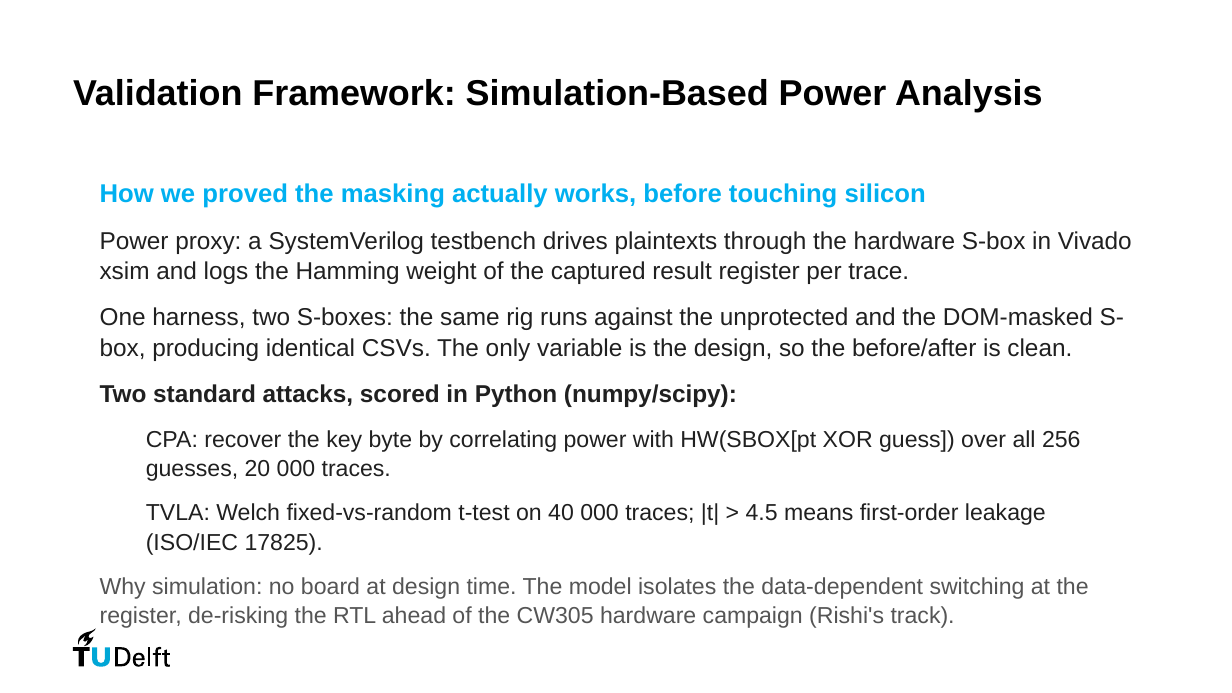
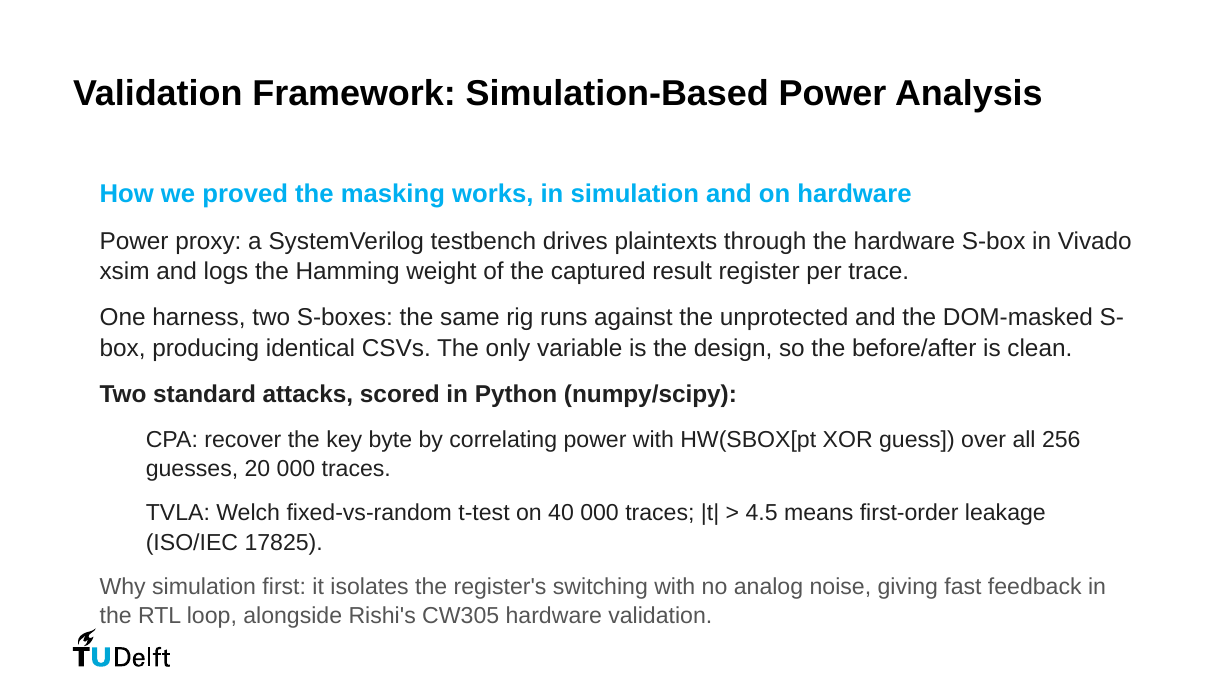
Before and after one commit to danieltyukov/tud-processor-design-project, a slide deck: slide 17 of PDP_group24.pptx. Drawn at 1232x693 pixels with LibreOffice and Linux fonts; fonts in the diff are those of the drawing. Boxes give left, top, right and bottom in pixels: in the first picture for what was removed or moved away, otherwise in the second. Text is boxed around its words. In the diff, an @@ line names an element or a change of style, - is before the commit and + after.

Commit message:
Slides: add Python validation framework slides (17-18), polish side-channel + baseline RTL slides

```diff
--- a/PDP_group24.pptx
+++ b/PDP_group24.pptx
@@ text at [100,183,911,208]: text changed @@
-How we proved the masking actually works, before touching silicon
+How we proved the masking works, in simulation and on hardware
@@ text at [100,577,1106,628]: text changed @@
-Why simulation: no board at design time. The model isolates the data-dependent switching at the register, de-risking the RTL ahead of the CW305 hardware campaign (Rishi's track).
+Why simulation first: it isolates the register's switching with no analog noise, giving fast feedback in the RTL loop, alongside Rishi's CW305 hardware validation.
```
Also in this commit, not shown: 1 other file.
